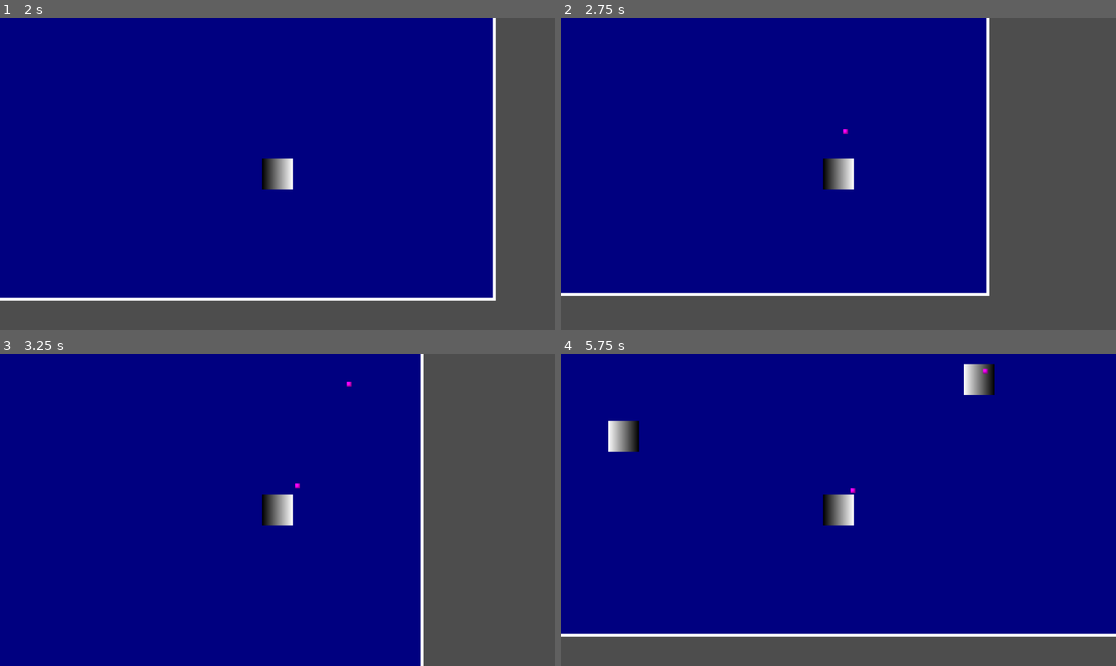
Above: before the commit, frames 1-4 (two rows, left to right).
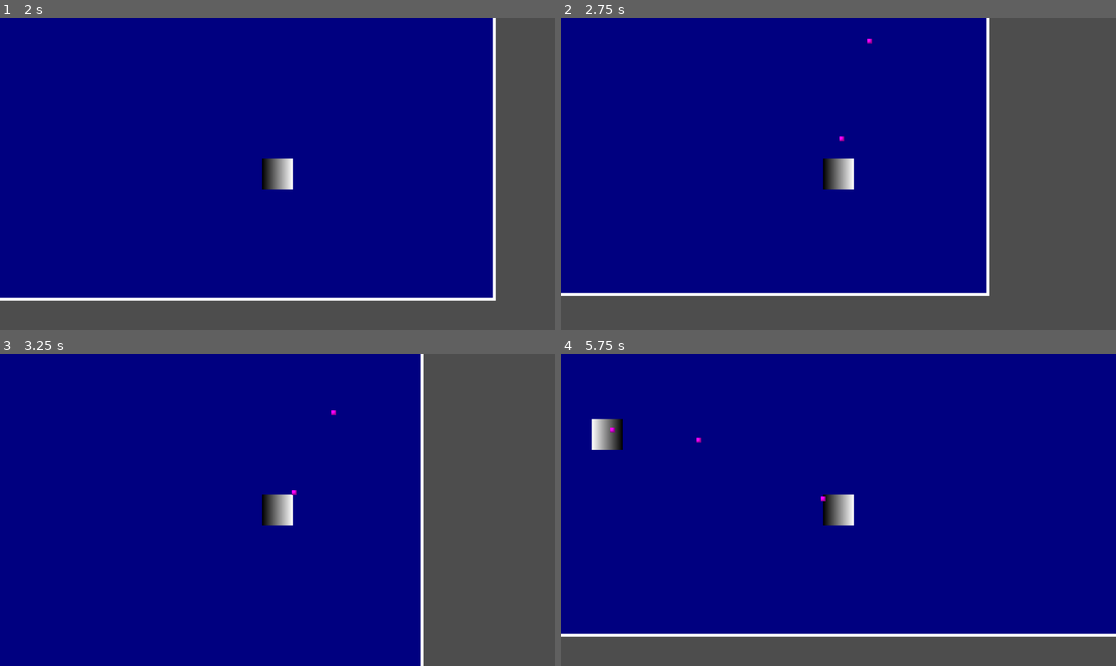
Above: after the commit, the same moments.

Repository: behrtic/axo
Game: Godot game, scene res://scenes/world/main.tscn
Two runs of this game, one before a commit and one after it. Both use one fixed random seed, a clock stepped at 60 frames per second and the inputs below.
Inputs:
- Up to frame 1 (2 s): tap Enter at 0.5 s; hold Right (ui_right) 0.53-1.28 s; hold Down (ui_down) from 1.28 s (still down)
- Up to frame 2 (2.75 s): release Down (ui_down) at 2.03 s; hold Right (ui_right) from 2.03 s (still down)
- Up to frame 3 (3.25 s): release Right (ui_right) at 2.78 s; hold Up (ui_up) from 2.78 s (still down)
- Up to frame 4 (5.75 s): release Up (ui_up) at 3.53 s; hold Left (ui_left) 3.53-5.03 s; hold Down (ui_down) from 5.03 s (still down)

Frame 1 is identical in both runs. In frame 2, less than 0.1% of the frame differs, in the area x 50-57%, y 6-40%; in frame 3, less than 0.1%; in frame 4, 1.5%, in the area x 5-79%, y 3-48%.

Commit message:
Added Enemy Health and Projectile Damage

Diff:
--- a/scenes/enemy/enemy.tscn
+++ b/scenes/enemy/enemy.tscn
@@ -11,6 +11,8 @@
 [sub_resource type="CircleShape2D" id="CircleShape2D_5uy6h"]
 
 [node name="Enemy" type="CharacterBody2D" groups=["enemy"]]
+collision_layer = 4
+collision_mask = 2
 script = ExtResource("1_4a83h")
 
 [node name="Sprite2D" type="Sprite2D" parent="."]
--- a/scenes/weapons/projectile.tscn
+++ b/scenes/weapons/projectile.tscn
@@ -8,7 +8,7 @@
 
 [node name="Projectiles" type="Area2D"]
 collision_layer = 2
-collision_mask = 8
+collision_mask = 4
 script = ExtResource("1_vl370")
 
 [node name="Sprite2D" type="Sprite2D" parent="."]
@@ -17,3 +17,5 @@
 
 [node name="CollisionShape2D" type="CollisionShape2D" parent="."]
 shape = SubResource("RectangleShape2D_qp4n5")
+
+[connection signal="body_entered" from="." to="." method="_on_body_entered"]
--- a/scripts/enemy/enemy.gd
+++ b/scripts/enemy/enemy.gd
@@ -1,8 +1,14 @@
 extends CharacterBody2D
 
 #Basic Enemy Movement Script
-@export var speed: float = 120.0
+@export var speed: float = 100.0
+@export var max_health: int = 3
+
+var health
 var player: Node2D
+
+func _ready():
+	health = max_health
 
 
 func _physics_process(delta):
@@ -12,7 +18,14 @@
 
 	var direction = player.global_position - global_position
 	direction = direction.normalized()
+	velocity = direction * speed
+	move_and_slide()
 
-	velocity = direction * speed
+func take_damage(damage):
+	health -= damage
 
-	move_and_slide()
+	if health <= 0:
+		die()
+
+func die():
+	queue_free()
--- a/scripts/systems/enemy_spawner.gd
+++ b/scripts/systems/enemy_spawner.gd
@@ -16,7 +16,6 @@
 		push_error("Player not found!")
 
 func _process(delta):
-	print(player)
 	timer += delta
 
 	if timer >= spawn_rate:
--- a/scripts/weapons/projectile.gd
+++ b/scripts/weapons/projectile.gd
@@ -1,6 +1,8 @@
 extends Area2D
 
-@export var speed = 600
+@export var speed := 500
+@export var damage := 1
+
 var direction = Vector2.ZERO
 
 func _process(delta):
@@ -9,3 +11,10 @@
 	#Deletes if off screen
 	if position.length() > 3000:
 		queue_free()
+
+func _on_body_entered(body):
+
+	if body.is_in_group("enemy"):
+		body.take_damage(1)
+
+		queue_free()
